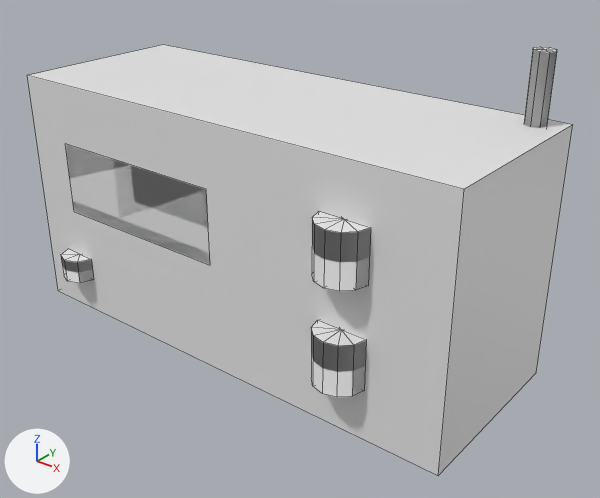
A saved change to the OBJ model Assets/Art/Procedural/Radio/Radio.obj.
Rendered twice from a 50 mm lens placed at (0.395, -0.462, 0.269), pointed at (0.035, -0.012, -0.01). Lighting does not change. The marker at lower left points along +X, +Y and +Z. The picture after the commit comes second. Mesh edges are drawn as thin lines. Where no turn or scale is listed for an object, it has been applied to the vertices.

The scene before the commit, as lines of its bpy script (objects in view):
```python
me_radio = bpy.data.meshes.new('Radio')
me_radio.from_pydata(...)  # a box spanning x -0.2..0.2, y -0.075..0.075, z -0.1..0.1; a box spanning x -0.16..0.0, y -0.075..-0.065, z -0.01..0.05; a 12-sided cylinder along z spanning x 0.1..0.14, y -0.095..-0.055, z 0.02..0.06; a 12-sided cylinder along z spanning x 0.1..0.14, y -0.095..-0.055, z -0.06..-0.02; an 8-sided cylinder along z spanning x -0.176..-0.144, y -0.091..-0.059, z -0.07..-0.05; an 8-sided cylinder along z spanning x 0.172..0.188, y 0.052..0.068, z 0.05..0.15
ob_radio = bpy.data.objects.new('Radio', me_radio)
ob_radio.location = (0.0, 0.0, 0.0)
```
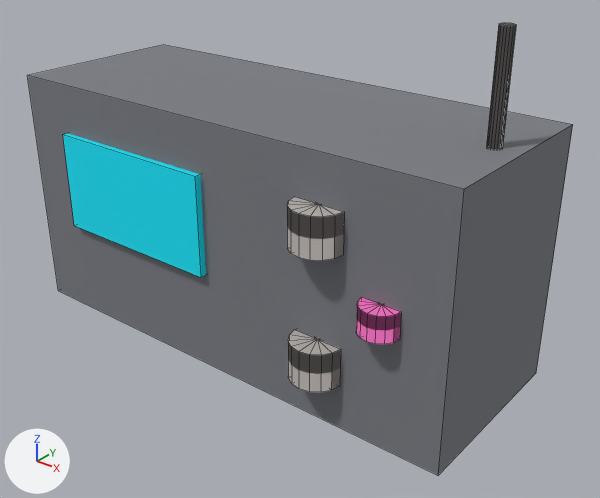
Where the change shows, as pixel boxes (x1, y1, x2, y2) in the pictures (600 x 498 px):
'Radio', reshaped
    before: (27, 45, 573, 475)
    after: (27, 23, 573, 475)
part 1 of me_radio, added (cyan)
    after: (63, 133, 206, 277)
part 2 of me_radio, added
    after: (287, 197, 344, 261)
part 3 of me_radio, added
    after: (288, 330, 341, 392)
part 4 of me_radio, added (pink)
    after: (356, 297, 401, 344)
part 5 of me_radio, added
    after: (486, 23, 516, 149)
part 6 of me_radio, deleted
    before: (311, 320, 366, 397)
part 7 of me_radio, deleted
    before: (312, 211, 371, 291)
part 8 of me_radio, deleted
    before: (61, 249, 94, 283)
part 9 of me_radio, deleted
    before: (524, 47, 557, 128)
part 10 of me_radio, deleted
    before: (65, 144, 210, 264)
part 11 of me_radio, recoloured (white to grey)
    both: (27, 45, 573, 475)

Diff of the bpy script that builds the scene:
```diff
--- a/Assets/Art/Procedural/Radio/Radio.obj.py
+++ b/Assets/Art/Procedural/Radio/Radio.obj.py
@@ mat_radio_body @@
+mat_radio_body = principled_material('Radio_Body')
+mat_radio_body.base_color = (0.196, 0.204, 0.227)  # grey #7a7d83
+mat_radio_body.roughness = 1.0
@@ me_radio @@
-me_radio.from_pydata(...)  # 104 vertices, 132 faces; spans x -0.2..0.2, y -0.095..0.075, z -0.1..0.15
+me_radio.from_pydata(...)  # 152 vertices, 204 faces; spans x -0.2..0.2, y -0.095..0.075, z -0.1..0.175
+# me_radio part 1: a new loose piece, a box spanning x -0.155..-0.005, y -0.08..-0.07, z -0.02..0.06, in mat_radio_display (cyan #00eaff)
+# me_radio part 2: a new loose piece, a 16-sided cylinder along z spanning x 0.08..0.12, y -0.095..-0.055, z 0.035..0.065, in mat_radio_volumeknob (grey #b8b2ae)
+# me_radio part 3: a new loose piece, a 16-sided cylinder along z spanning x 0.08..0.12, y -0.095..-0.055, z -0.065..-0.035, in mat_radio_channelselector (grey #b8b2ae)
+# me_radio part 4: a new loose piece, a 16-sided cylinder along z spanning x 0.135..0.165, y -0.09..-0.06, z -0.01..0.01, in mat_radio_powerbutton (pink #ff74c9)
+# me_radio part 5: a new loose piece, a 16-sided cylinder along z spanning x 0.175..0.185, y -0.005..0.005, z 0.025..0.175, in mat_radio_antenna (grey #b8b2ae)
+# me_radio part 6: the loose piece of 26 vertices spanning x 0.1..0.14, y -0.095..-0.055, z -0.06..-0.02 is deleted
+# me_radio part 7: the loose piece of 26 vertices spanning x 0.1..0.14, y -0.095..-0.055, z 0.02..0.06 is deleted
+# me_radio part 8: the loose piece of 18 vertices spanning x -0.176..-0.144, y -0.091..-0.059, z -0.07..-0.05 is deleted
+# me_radio part 9: the loose piece of 18 vertices spanning x 0.172..0.188, y 0.052..0.068, z 0.05..0.15 is deleted
+# me_radio part 10: the loose piece of 8 vertices spanning x -0.16..0.0, y -0.075..-0.065, z -0.01..0.05 is deleted
+# me_radio part 11: 6 faces spanning x -0.2..0.2, y -0.075..0.075, z -0.1..0.1 switch from no material to mat_radio_body (grey #7a7d83)
+me_radio.materials.append(mat_radio_display)  # cyan #00eaff
+me_radio.materials.append(mat_radio_volumeknob)  # grey #b8b2ae
+me_radio.materials.append(mat_radio_channelselector)  # grey #b8b2ae
+me_radio.materials.append(mat_radio_powerbutton)  # pink #ff74c9
+me_radio.materials.append(mat_radio_antenna)  # grey #b8b2ae
```
